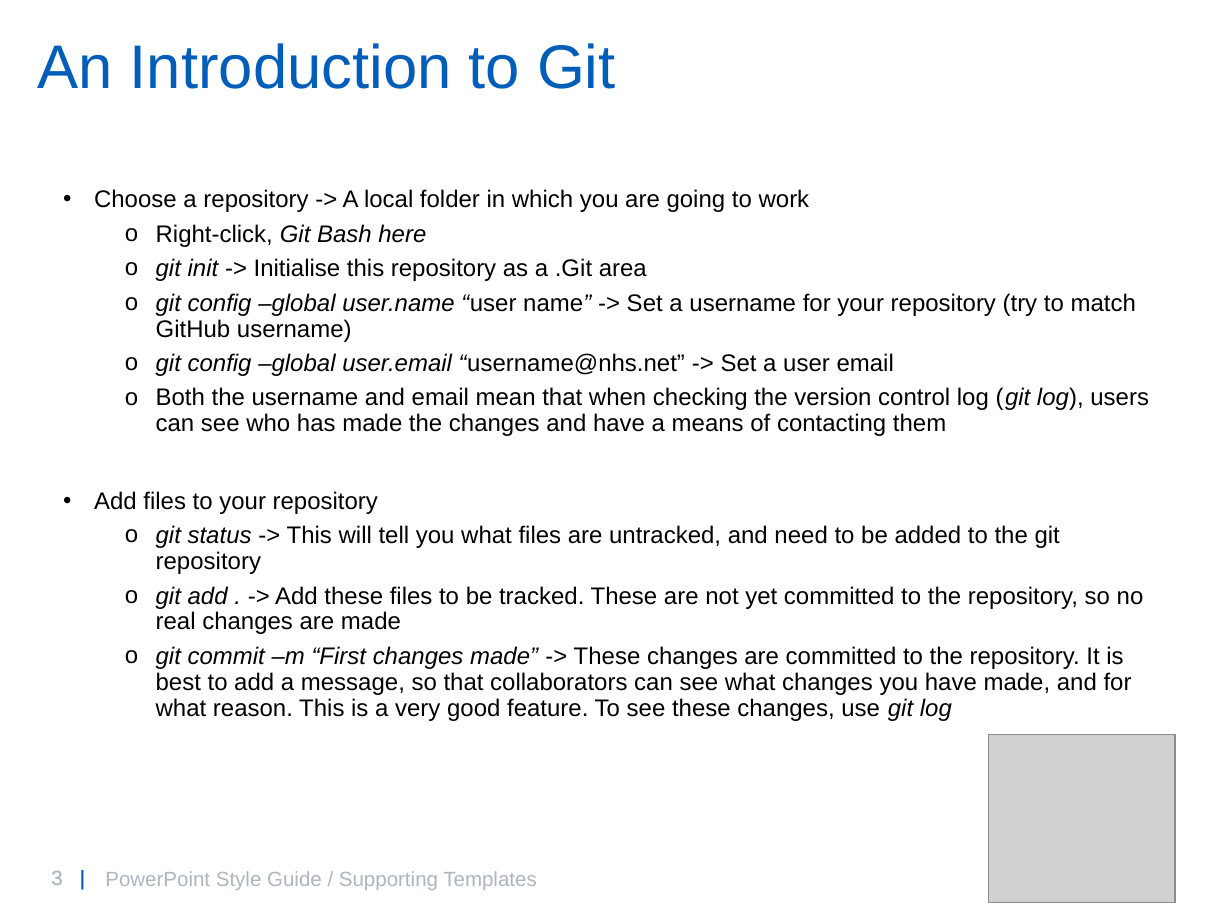
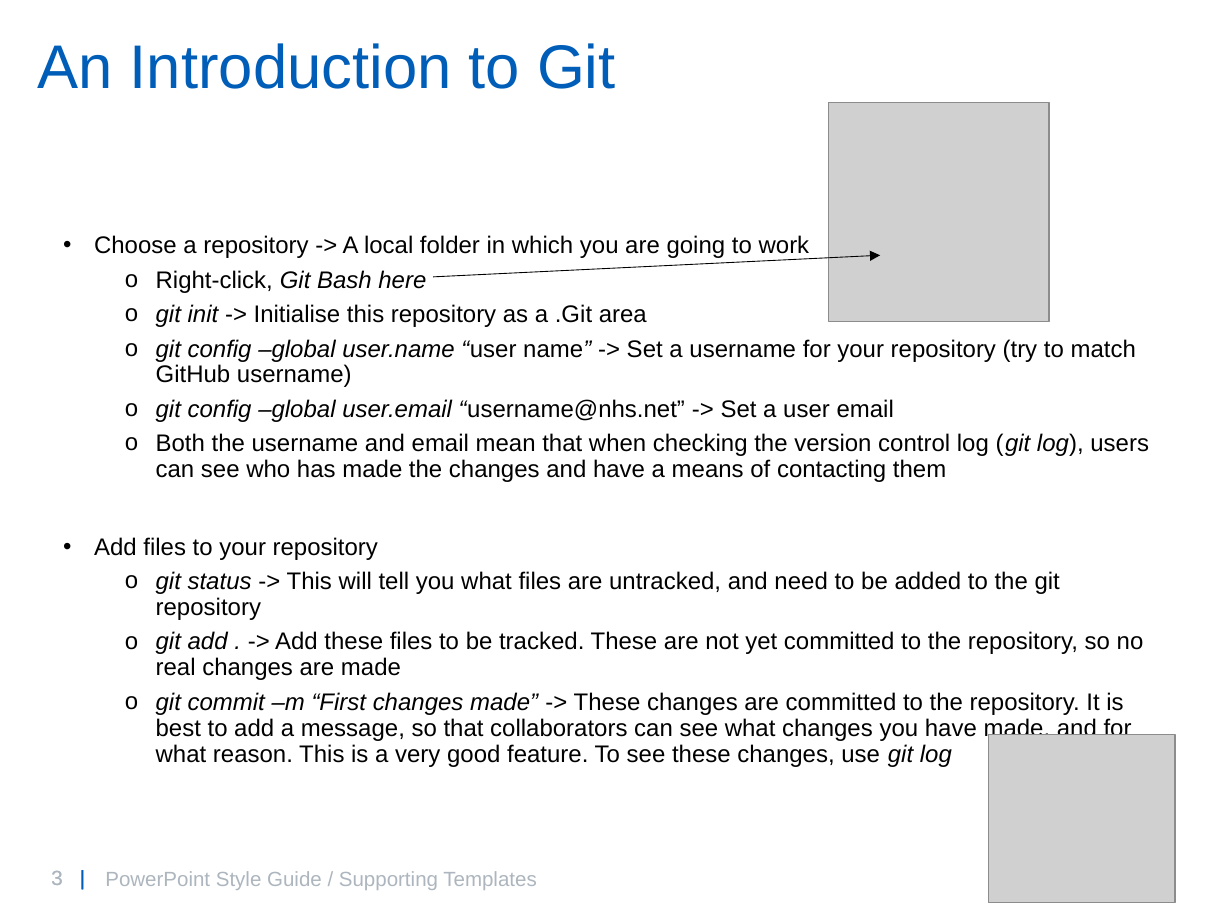
Before and after one commit to willbrooks2/Git_Introduction, a slide deck: slide 3 of GitIntro.pptx. Drawn at 1232x924 pixels with LibreOffice and Linux fonts; fonts in the diff are those of the drawing; grey boxes stand for pictures; background and template pictures are left out. Boxes give left, top, right and bottom in pixels: in the first picture for what was removed or moved away, otherwise in the second. Text is boxed around its words. In the diff, an @@ line names an element or a change of style, - is before the commit and + after.

```diff
--- a/GitIntro.pptx
+++ b/GitIntro.pptx
@@ picture added at [829,102,1050,322] @@
@@ text "Choose a repository -> A ...": place and size @@
-text "Choose a repository -> A ..." at [94,189,1149,721]
+text "Choose a repository -> A ..." at [94,235,1149,767]
@@ arrow added from (434, 277) to (880, 255), #000000 0.5 pt @@
```
Also in this commit, not shown: 2 other slides changed.
